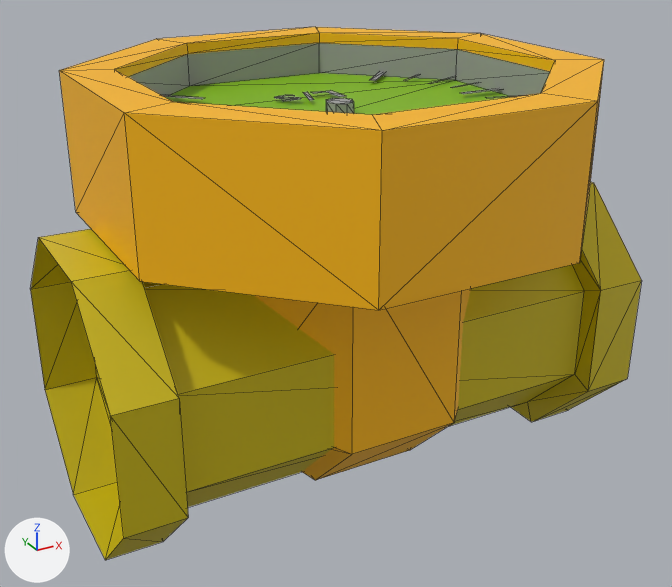
Before and after pictures for a commit that changed the COLLADA model src/fpe_flow_meter/fpe_flow_meter.dae.
Before and after are seen from a camera (50 mm lens) standing at (-0.191, -0.343, 0.193) and looking at (-0.003, -0.002, 0.023). Lighting does not change. The marker at lower left points along +X, +Y and +Z. Mesh edges are drawn as thin lines.

The scene before the commit, as lines of its bpy script (objects in view):
```python
me_cube_029 = bpy.data.meshes.new('Cube.029')
me_cube_029.from_pydata(...)  # 263 vertices, 301 faces; spans x -0.125..0.125, y -0.105..0.105, z -0.063..0.125
# faces by material slot: [117, 98, 6, 80]
me_cube_029.materials.append(mat_dark_gray)  # grey #9d9d9d
me_cube_029.materials.append(mat_editable1)  # yellow #ffbb00
me_cube_029.materials.append(mat_auto_10_003)  # green #80ba00
me_cube_029.materials.append(mat_editable2_001)  # yellow #cdba00
ob_flow_meter = bpy.data.objects.new('flow_meter', me_cube_029)
ob_flow_meter.location = (0.0, 0.0, 0.0)
```
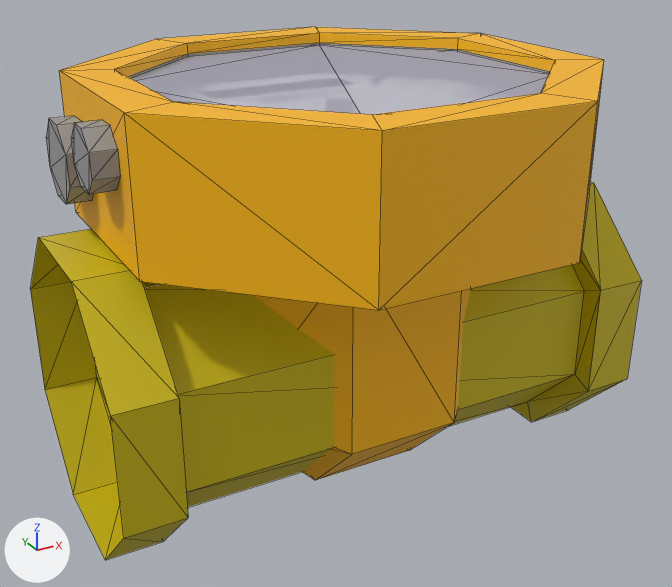
Commit message: Add odometer to flow meter

Location of each change, (x1, y1, x2, y2) in pixels of the pictures (672 x 587 px; the box of a moved part takes in the faces that stretch with it):
part 1 of me_cube_029, moved or reshaped (not visible afterwards)
    before: (310, 90, 345, 97)
part 2 of me_cube_029, added
    after: (46, 116, 93, 204)
part 3 of me_cube_029, added
    after: (71, 120, 120, 194)
part 4 of me_cube_029, built on
    before: (166, 73, 509, 115)
    after: (131, 45, 549, 115)

Patch to the scene script:
```diff
--- a/src/fpe_flow_meter/fpe_flow_meter.dae.py
+++ b/src/fpe_flow_meter/fpe_flow_meter.dae.py
@@ mat_off_white @@
+mat_off_white = principled_material('off_white')
+mat_off_white.base_color = (0.9, 0.9, 0.9)  # white #f3f3f3
@@ mat_materialglass_001 @@
+mat_materialglass_001 = principled_material('MATERIALglass.001')
+mat_materialglass_001.base_color = (0.627, 0.627, 0.784)  # white #cfcfe5
+mat_materialglass_001.alpha = 0.502
@@ me_cube_029 @@
 # used by ob_flow_meter; location = (0.0, 0.0, 0.0)
-me_cube_029.from_pydata(...)  # 263 vertices, 301 faces; spans x -0.125..0.125, y -0.105..0.105, z -0.063..0.125
+me_cube_029.from_pydata(...)  # 349 vertices, 401 faces; spans x -0.125..0.125, y -0.105..0.105, z -0.063..0.125
+# me_cube_029 part 1: the loose piece of 6 vertices spanning x 0.004..0.014, y 0.02..0.035, z 0.107 is scaled about its middle by (0.541, 0.612, 1), then moved by (0.01, 0.009, 0.0)
+# me_cube_029 part 2: a new loose piece of 16 vertices spanning x -0.115..-0.105, y 0.004..0.036, z 0.079..0.11, in mat_dark_gray (grey #9d9d9d)
+# me_cube_029 part 3: a new loose piece of 16 vertices spanning x -0.115..-0.105, y -0.032..-0.008, z 0.093..0.117, in mat_dark_gray (grey #9d9d9d)
+# me_cube_029 part 4
+# 29 vertices are removed from x -0.015..0.003, y 0.02..0.037, z 0.107
+# 31 faces are deleted
+# 48 vertices are added at x -0.085..0.085, y -0.085..0.085, z 0.1..0.119
+# 36 new faces join them, mat_dark_gray (grey #9d9d9d)
+# 6 new faces join them, mat_materialglass_001 (white #d0d0e5)
+# 12 new faces join them, mat_off_white (white #f3f3f3)
 me_cube_029.materials.append(mat_dark_gray)
 me_cube_029.materials.append(mat_editable1)
-me_cube_029.materials.append(mat_auto_10_003)  # green #80ba00
 me_cube_029.materials.append(mat_editable2_001)
+me_cube_029.materials.append(mat_materialglass_001)  # white #cfcfe5
+me_cube_029.materials.append(mat_off_white)  # white #f3f3f3
```
